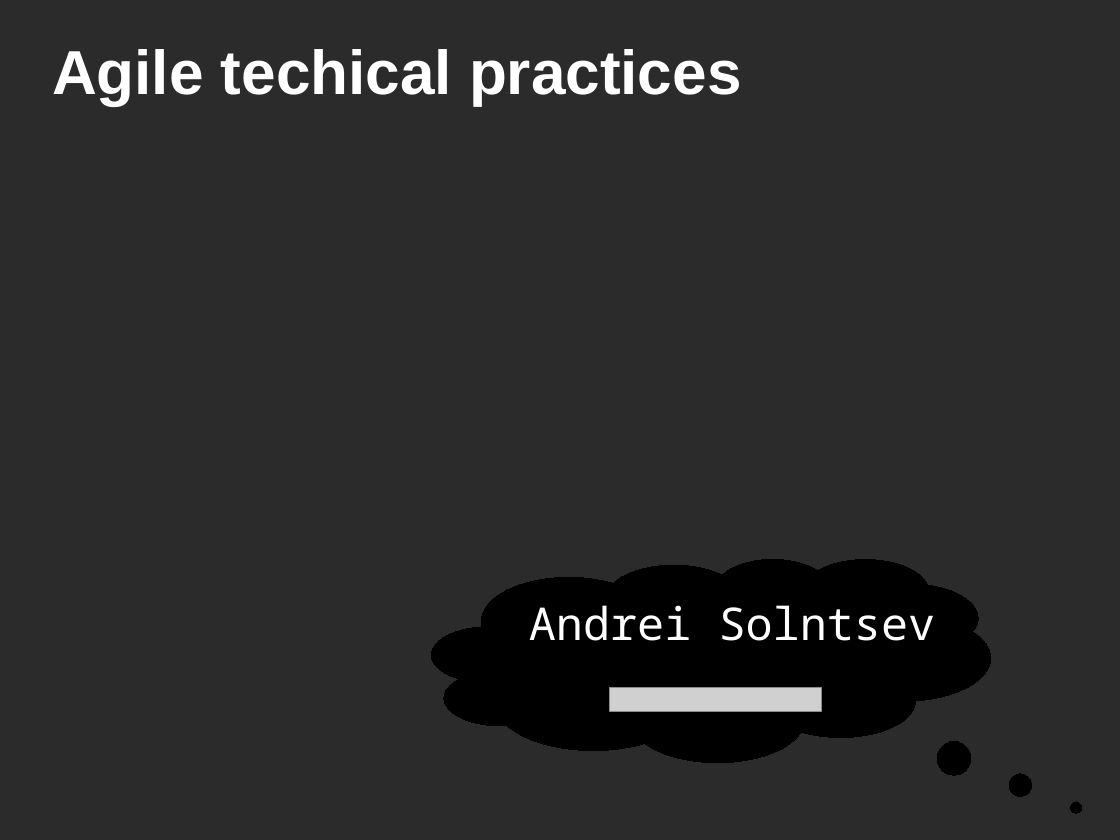
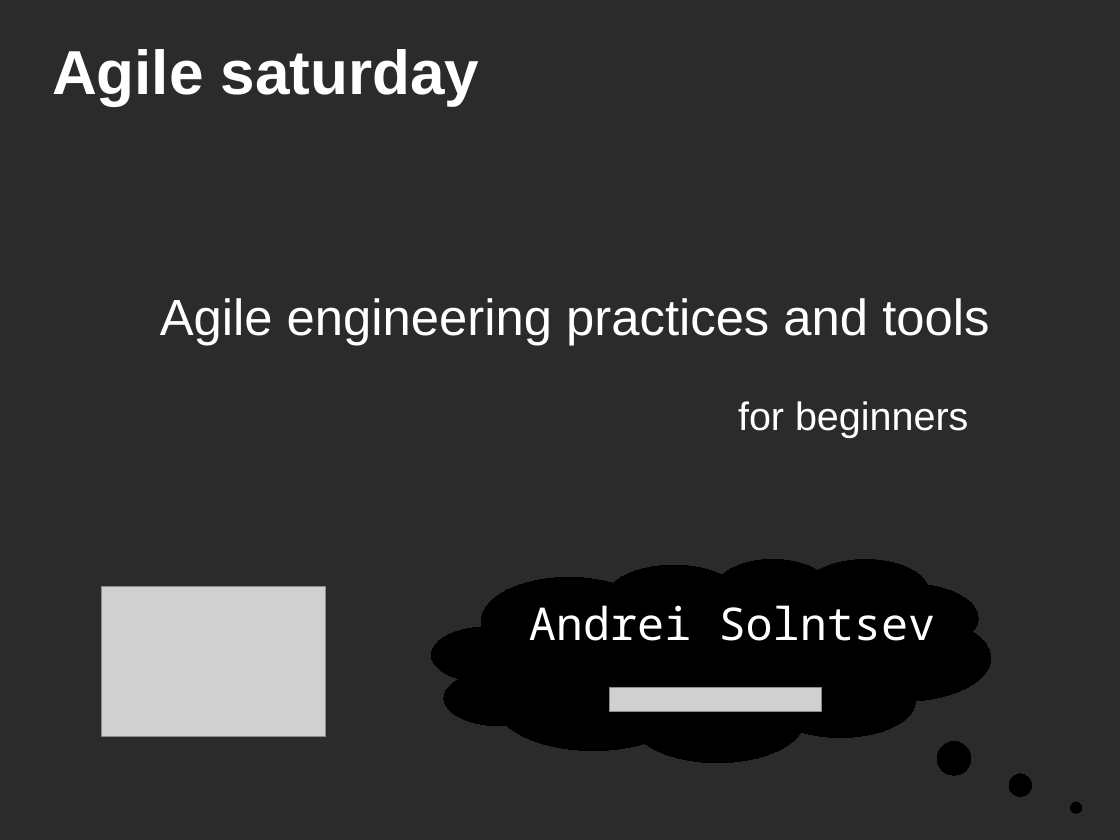
Before and after one commit to asolntsev/presentations, a slide deck: slide 1 of agile-technical-practices/agile-techical-practices.agile-ee.odp. Drawn at 1120x840 pixels with LibreOffice and Linux fonts; fonts in the diff are those of the drawing; grey boxes stand for pictures; background and template pictures are left out; a plain dark background stands for a picture behind light text. Boxes give left, top, right and bottom in pixels: in the first picture for what was removed or moved away, otherwise in the second. Text is boxed around its words. In the diff, an @@ line names an element or a change of style, - is before the commit and + after.

```diff
--- a/agile-technical-practices/agile-techical-practices.agile-ee.odp
+++ b/agile-technical-practices/agile-techical-practices.agile-ee.odp
@@ title at (52,49,480,106): text changed @@
-Agile techical practices
+Agile saturday
@@ text added at (160,298,989,345), 36 pt, text #FFFFFF @@
+Agile engineering practices and tools
@@ text added at (738,401,968,437), 28 pt, text #FFFFFF @@
+for beginners
@@ picture added at (102,586,326,737) @@
```
Also in this commit, not shown: 1 other slide changed, 4 slides added.
